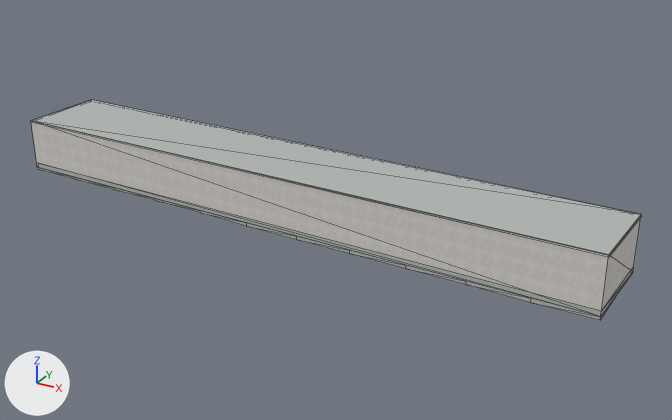
Two versions of the Blender file assets/blender/buildings/osm-way-570947101.blend, one commit apart.
The view is the same before and after, from a 50 mm camera at (29.1, -47.8, 24.7) aimed at (2.4, 0.7, 0.5). Arrows for +X, +Y and +Z are at lower left; the lights stay in place. The picture after the commit comes second. Mesh edges are drawn as thin lines.

Names of what the first picture shows: 'building foundation 570947101', 'reality 570947101 near reality aged pale plaster', 'reality 570947101 near reality concrete plinth', 'reality 570947101 near reality flat weathered roof', 'reality 570947101 near reality pale aluminum sill'.
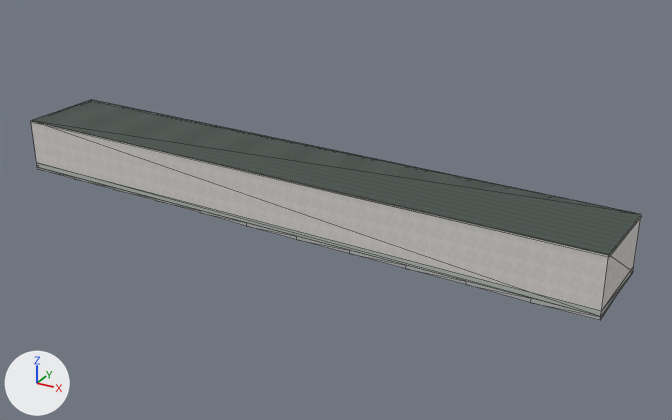
Diff of the bpy script that builds the scene:
```diff
--- a/assets/blender/buildings/osm-way-570947101.blend.py
+++ b/assets/blender/buildings/osm-way-570947101.blend.py
@@ img_roof_normal_png @@
+img_roof_normal_png = load_image('roof-normal.png', '../../../public/models/architecture/textures/roof-normal.png', 256, 256, 'Non-Color')
@@ img_roof_color_png @@
+img_roof_color_png = load_image('roof-color.png', '../../../public/models/architecture/textures/roof-color.png', 256, 256, 'sRGB')
@@ mat_reality_flat_weathered_roof @@
 mat_reality_flat_weathered_roof = bpy.data.materials.new('reality flat weathered roof')
-# nodes: BsdfPrincipled, OutputMaterial
-# colours: grey #b3b7b4
+# nodes: BsdfPrincipled, MixRGB, NormalMap, OutputMaterial, TexImage x2
+# colours: white #ffffff
+# uses the picture img_roof_color_png
+# uses the picture img_roof_normal_png
@@ me_reality_570947101_near_reality_pale_aluminum_sill @@
 # used by ob_reality_570947101_near_reality_pale_aluminum_sill; parent = ob_osm_way_570947101; location = (0.0, 0.0, 0.0)
-me_reality_570947101_near_reality_pale_aluminum_sill.from_pydata(...)  # 16 vertices, 8 faces; spans x -21.1..21.1, y -3.9..3.9, z 3.5..3.6
+me_reality_570947101_near_reality_pale_aluminum_sill.from_pydata(...)  # 32 vertices, 16 faces; spans x -21.1..21.1, y -3.9..3.9, z 3.5..3.6
+# me_reality_570947101_near_reality_pale_aluminum_sill part 1: the loose piece of 4 vertices spanning x -21.1..20.8, y -3.9..-2.1, z 3.5..3.6 is copied, and the copy is moved by (0.0, 0.0, 0.1); it spans x -21.1..20.8, y -3.9..-2.1, z 3.6
+# me_reality_570947101_near_reality_pale_aluminum_sill part 2: 12 vertices added at x -21.1..21.1, y -3.9..3.9, z 3.6
 me_reality_570947101_near_reality_pale_aluminum_sill.materials.append(mat_reality_pale_aluminum_sill)
```

Changed parts and their boxes [x1, y1, x2, y2] in the pictures (672 x 420 px):
'reality 570947101 near reality flat weathered roof', surface changed (darker)
    both: [32, 100, 641, 255]
part 1 of me_reality_570947101_near_reality_pale_aluminum_sill, added
    after: [33, 121, 607, 255]
part 2 of me_reality_570947101_near_reality_pale_aluminum_sill, added
    after: [31, 100, 642, 257]
